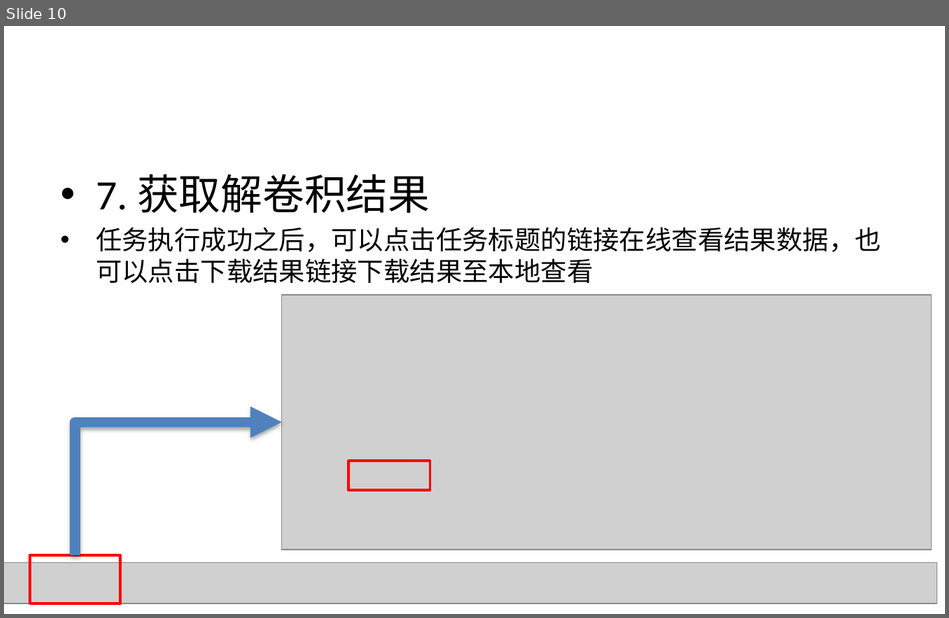
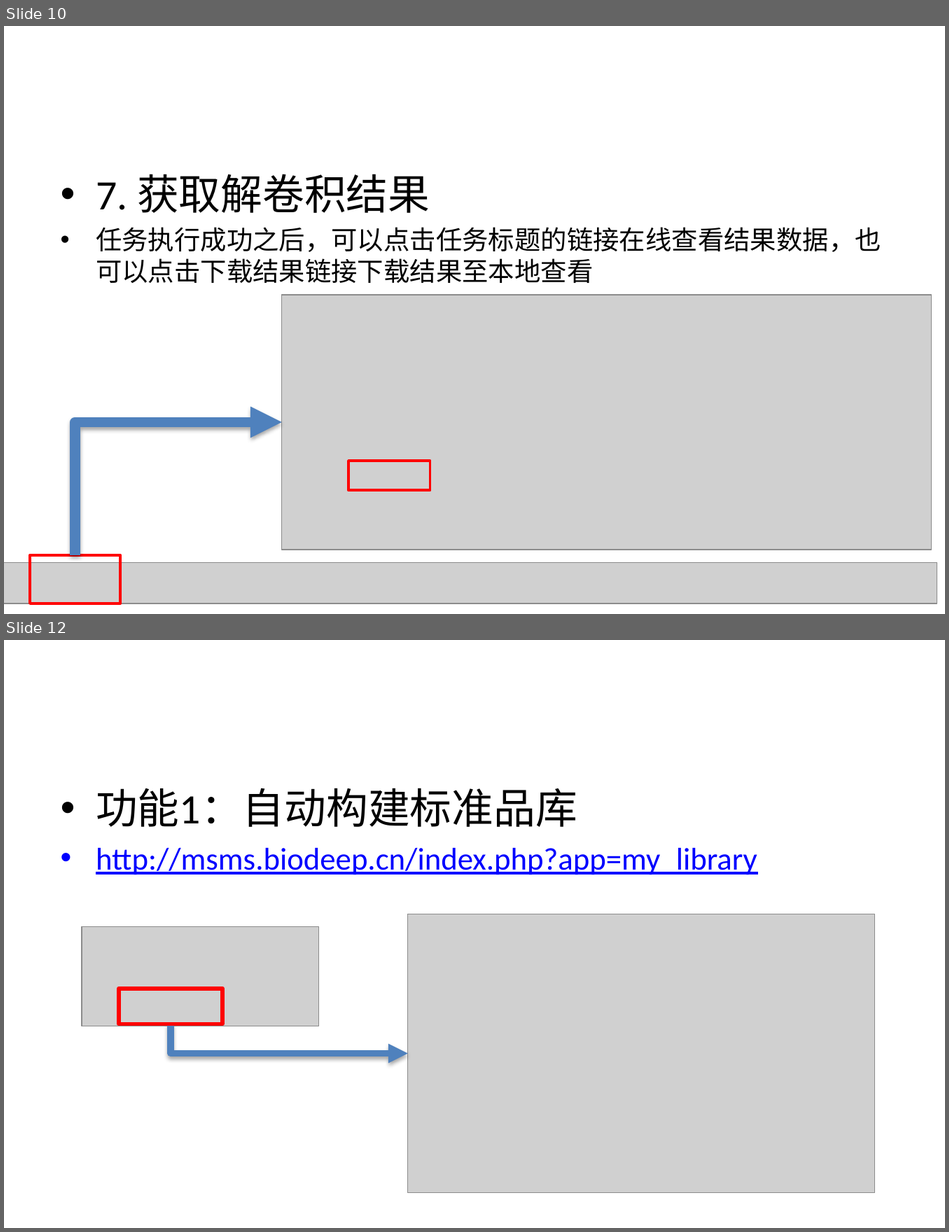
Before and after one commit to BioDeep/docs, a slide deck: Tutorials.pptx. Shown one above the other, each under a label of ours: slide 10 before the commit, slides 10 and 12 after it; the slides between them are not shown. The pictures are 949x618 and 949x1232 pixels, drawn with LibreOffice and Linux fonts; fonts in the diff are those of the drawing; grey boxes stand for pictures. Boxes give left, top, right and bottom in pixels: in the first picture for what was removed or moved away, otherwise in the second. Text is boxed around its words. In the diff, an @@ line names an element or a change of style, - is before the commit and + after.

```diff
--- a/Tutorials.pptx
+++ b/Tutorials.pptx
@@ slide 12 added at (4,640,945,1228), background #FFFFFF @@
@@ text added at (96,788,757,875), 24 pt, text #0000FF, underline @@
+• 功能1：自动构建标准品库
+• http://msms.biodeep.cn/index.php?app=my_library
@@ picture added at (82,927,319,1026) @@
@@ picture added at (408,914,874,1192) @@
@@ rectangle added at (119,988,222,1024), outline #FF0000 3 pt @@
@@ elbow arrow added from (171, 1024) to (408, 1053), #4F81BD 5 pt @@
```
Also in this commit, not shown: 3 other slides added, 1 other file.
